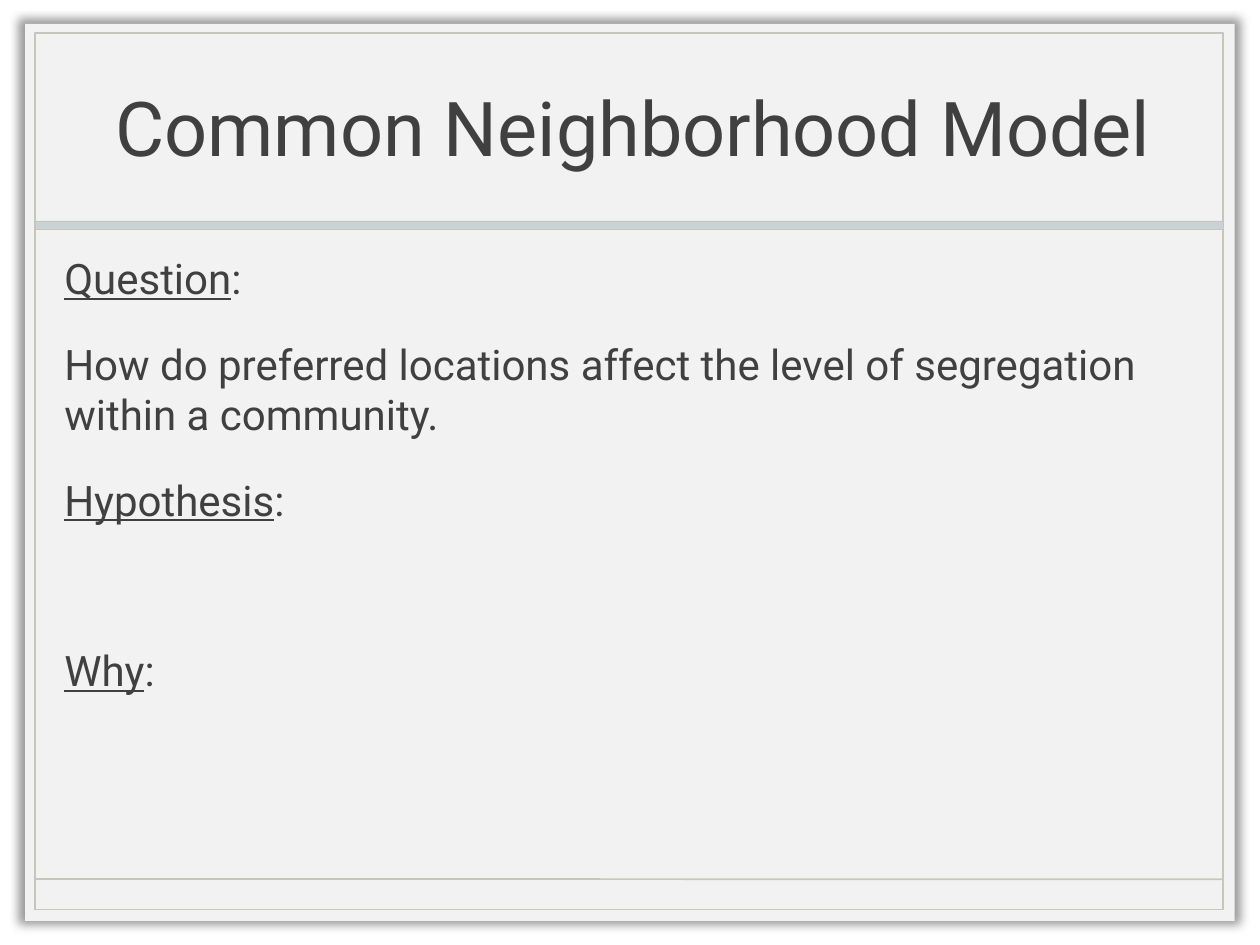
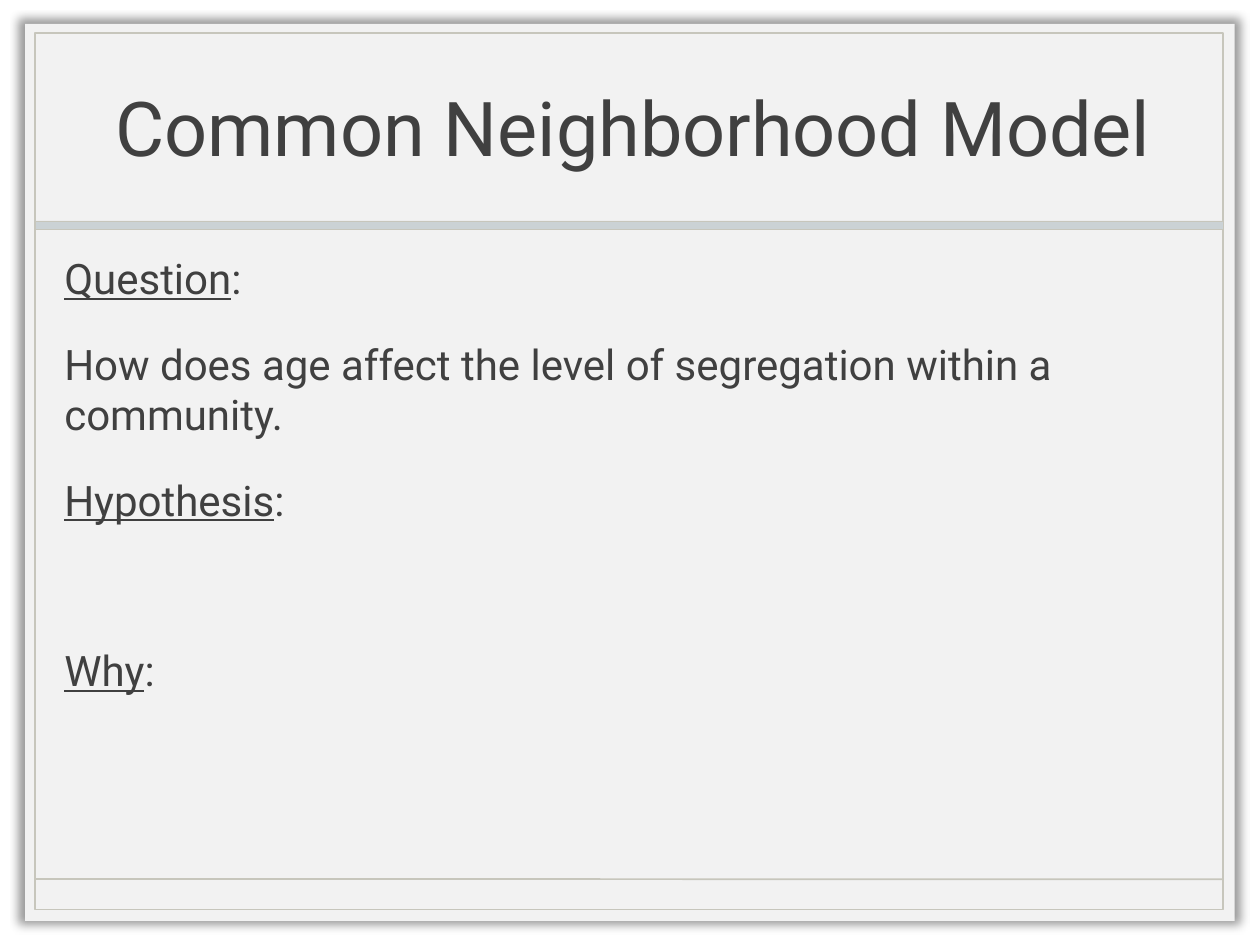
Before and after one commit to chathika/CAP6675HW2, a slide deck: slide 5 of CAP6675_HW2_Presentation.pptx. Drawn at 1260x945 pixels with LibreOffice and Linux fonts; fonts in the diff are those of the drawing; background and template pictures are left out. Boxes give left, top, right and bottom in pixels: in the first picture for what was removed or moved away, otherwise in the second. Text is boxed around its words. In the diff, an @@ line names an element or a change of style, - is before the commit and + after.

Commit message:
Upadated local neighborhood slides.

```diff
--- a/CAP6675_HW2_Presentation.pptx
+++ b/CAP6675_HW2_Presentation.pptx
@@ text at (x1=64, y1=348, x2=1052, y2=439): text changed @@
-How do preferred locations affect the level of segregation within a community.
+How does age affect the level of segregation within a community.
```
Also in this commit, not shown: 1 other slide changed.
